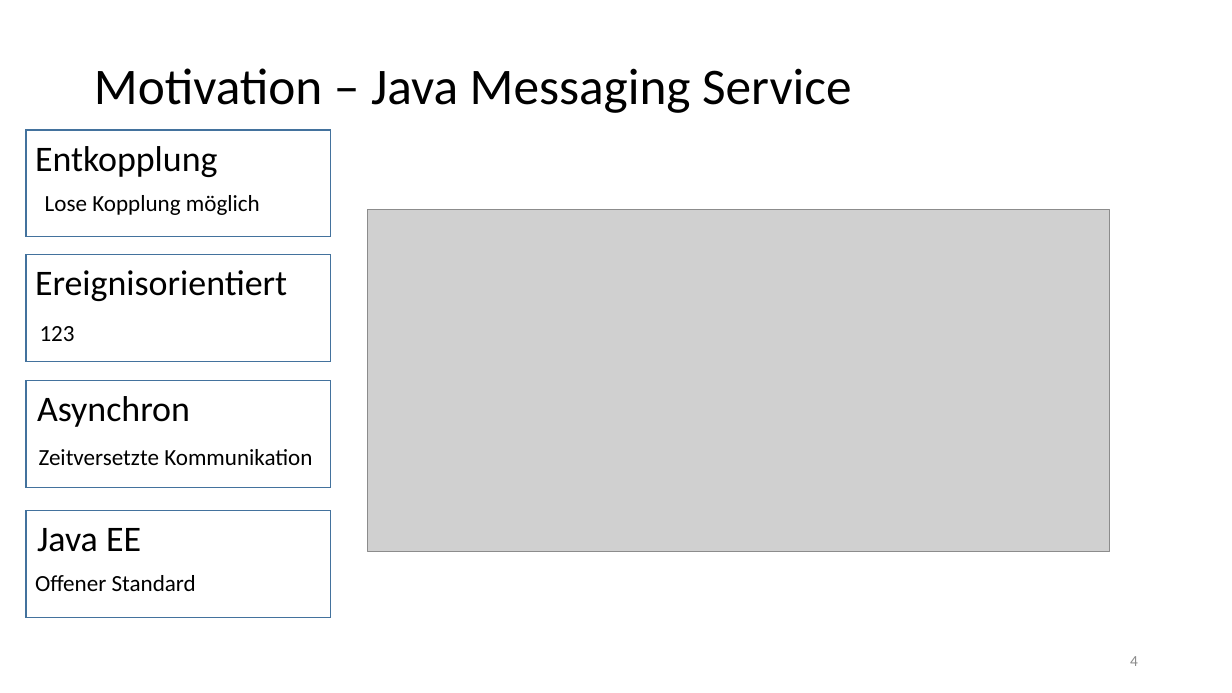
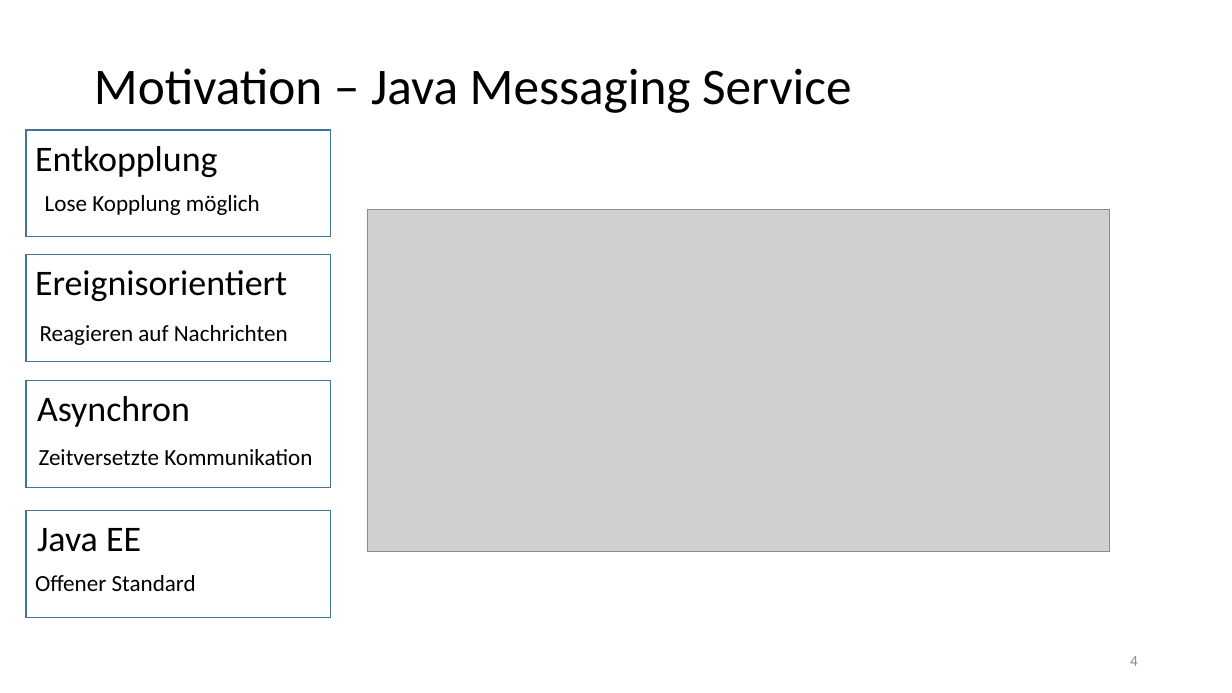
Before and after one commit to chrissike/chatapplication, a slide deck: slide 4 of dokumentation/vortrag.pptx. Drawn at 1232x693 pixels with LibreOffice and Linux fonts; fonts in the diff are those of the drawing; grey boxes stand for pictures; background and template pictures are left out. Boxes give left, top, right and bottom in pixels: in the first picture for what was removed or moved away, otherwise in the second. Text is boxed around its words. In the diff, an @@ line names an element or a change of style, - is before the commit and + after.

Commit message:
verteilte 5

```diff
--- a/dokumentation/vortrag.pptx
+++ b/dokumentation/vortrag.pptx
@@ text at (x1=40, y1=325, x2=288, y2=345): text changed @@
-123
+Reagieren auf Nachrichten
```
